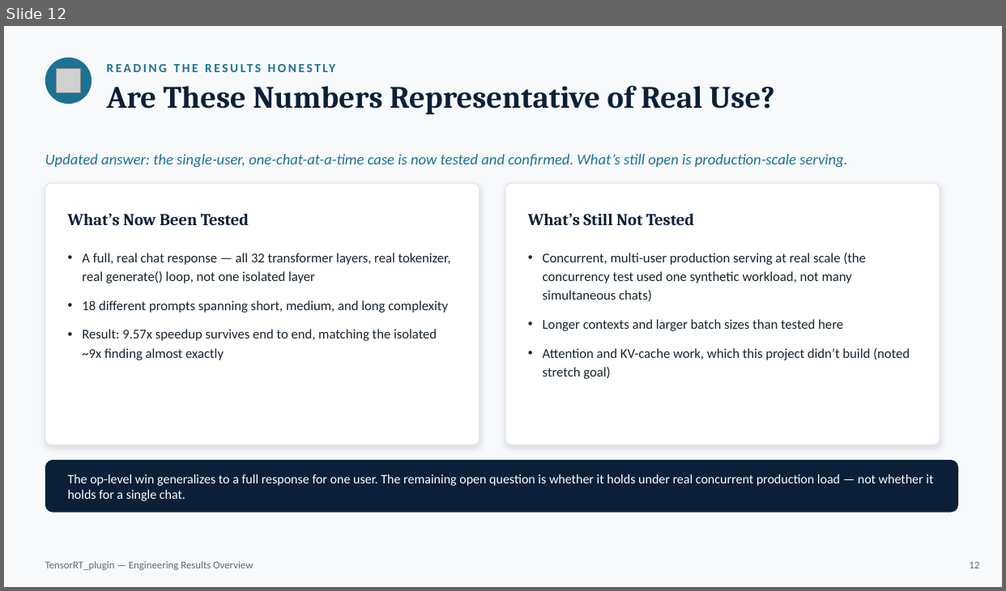
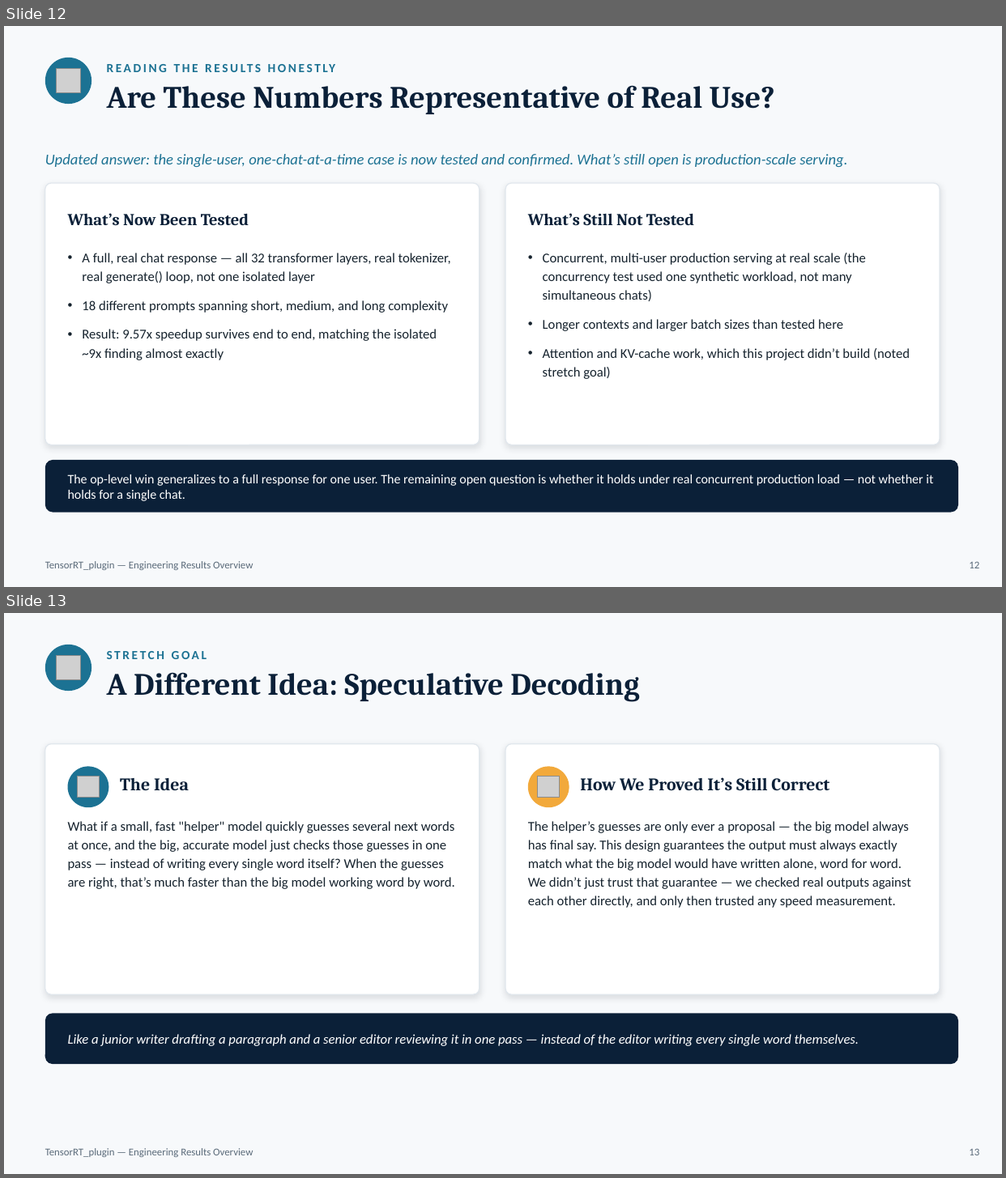
Before and after one commit to npwa/TensorRT_plugin, a slide deck: Doc/tensorrt_plugin_overview.pptx. Shown one above the other, each under a label of ours: slide 12 before the commit, slides 12 and 13 after it. The pictures are 1006x591 and 1006x1178 pixels, drawn with LibreOffice and Linux fonts; fonts in the diff are those of the drawing; grey boxes stand for pictures. Boxes give left, top, right and bottom in pixels: in the first picture for what was removed or moved away, otherwise in the second. Text is boxed around its words. In the diff, an @@ line names an element or a change of style, - is before the commit and + after.

```diff
--- a/Doc/tensorrt_plugin_overview.pptx
+++ b/Doc/tensorrt_plugin_overview.pptx
@@ slide 13 added at bbox=[4, 613, 1002, 1174], background #F7F9FB @@
@@ ellipse added at bbox=[45, 645, 91, 691], fill #1C7293 @@
@@ picture added at bbox=[57, 656, 80, 679] @@
@@ text added at bbox=[107, 651, 207, 659], 12 pt, text #1C7293, bold @@
+STRETCH GOAL
@@ text added at bbox=[107, 672, 639, 702], 30 pt, text #0B2038, bold @@
+A Different Idea: Speculative Decoding
@@ rounded rectangle added at bbox=[45, 744, 479, 995], fill #FFFFFF, outline #E1E7ED 1 pt @@
@@ rounded rectangle added at bbox=[505, 744, 940, 995], fill #FFFFFF, outline #E1E7ED 1 pt @@
@@ ellipse added at bbox=[68, 766, 108, 807], fill #1C7293 @@
@@ picture added at bbox=[78, 776, 99, 798] @@
@@ text added at bbox=[120, 778, 189, 790], 17 pt, text #0B2038, bold @@
+The Idea
@@ ellipse added at bbox=[528, 766, 569, 807], fill #F2A93B @@
@@ picture added at bbox=[538, 776, 560, 798] @@
@@ text added at bbox=[580, 777, 829, 791], 17 pt, text #0B2038, bold @@
+How We Proved It’s Still Correct
@@ text added at bbox=[68, 821, 455, 889], 13 pt, text #16232E @@
+What if a small, fast "helper" model quickly guesses several next words at once, and the big, accurate model just checks those guesses in one pass — instead of writing every single word itself? When the guesses are right, that’s much faster than the big model working word by word.
@@ text added at bbox=[528, 821, 911, 908], 13 pt, text #16232E @@
+The helper’s guesses are only ever a proposal — the big model always has final say. This design guarantees the output must always exactly match what the big model would have written alone, word for word. We didn’t just trust that guarantee — we checked real outputs against each other directly, and only then trusted any speed measurement.
@@ rounded rectangle added at bbox=[45, 1013, 958, 1064], fill #0B2038 @@
@@ text added at bbox=[68, 1034, 859, 1046], 13 pt, text #FFFFFF, italic @@
+Like a junior writer drafting a paragraph and a senior editor reviewing it in one pass — instead of the editor writing every single word themselves.
@@ text added at bbox=[45, 1148, 253, 1157], 10 pt, text #5B6B7A @@
+TensorRT_plugin — Engineering Results Overview
@@ text added at bbox=[969, 1148, 979, 1156], 10 pt, text #5B6B7A @@
+13
```
Also in this commit, not shown: 1 slide changed, 1 other slide added, 7 other files.
